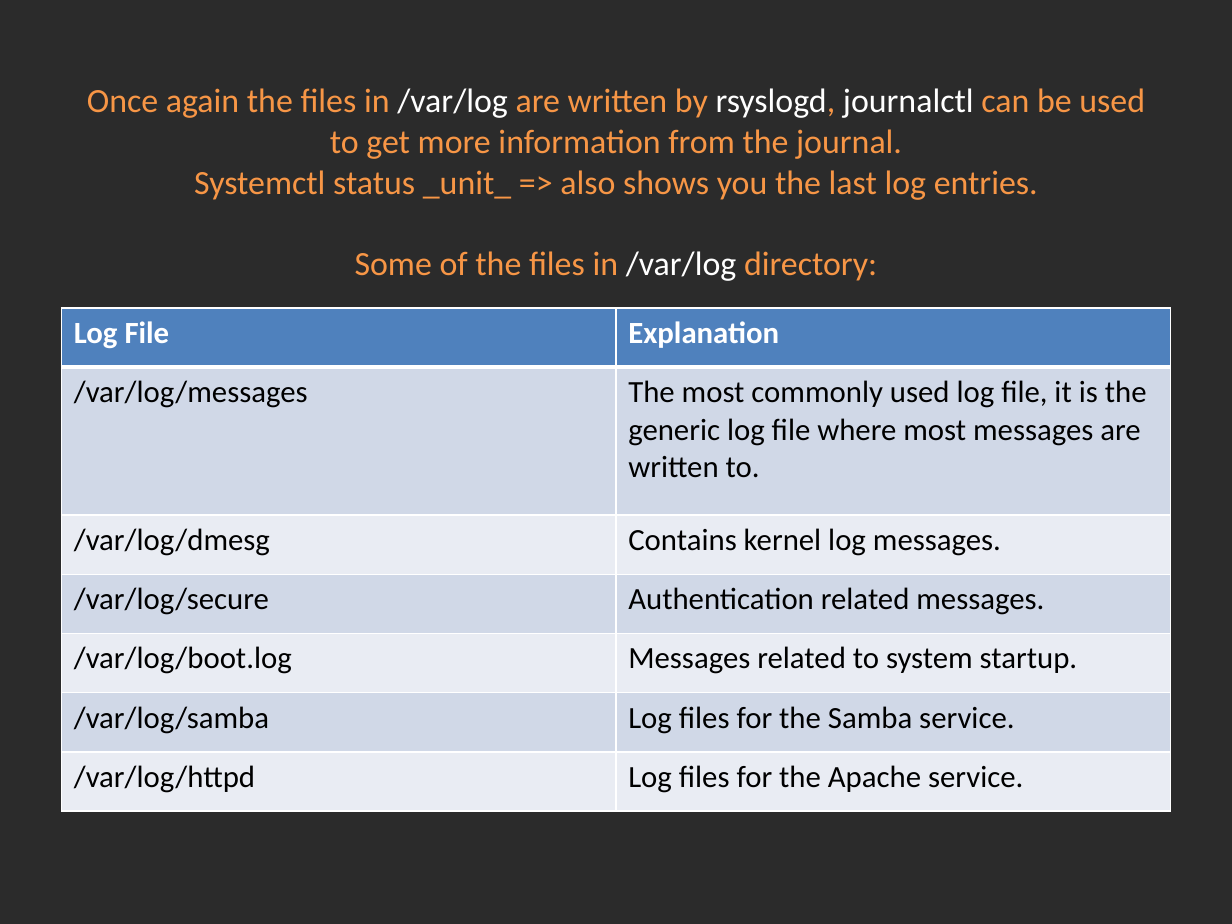
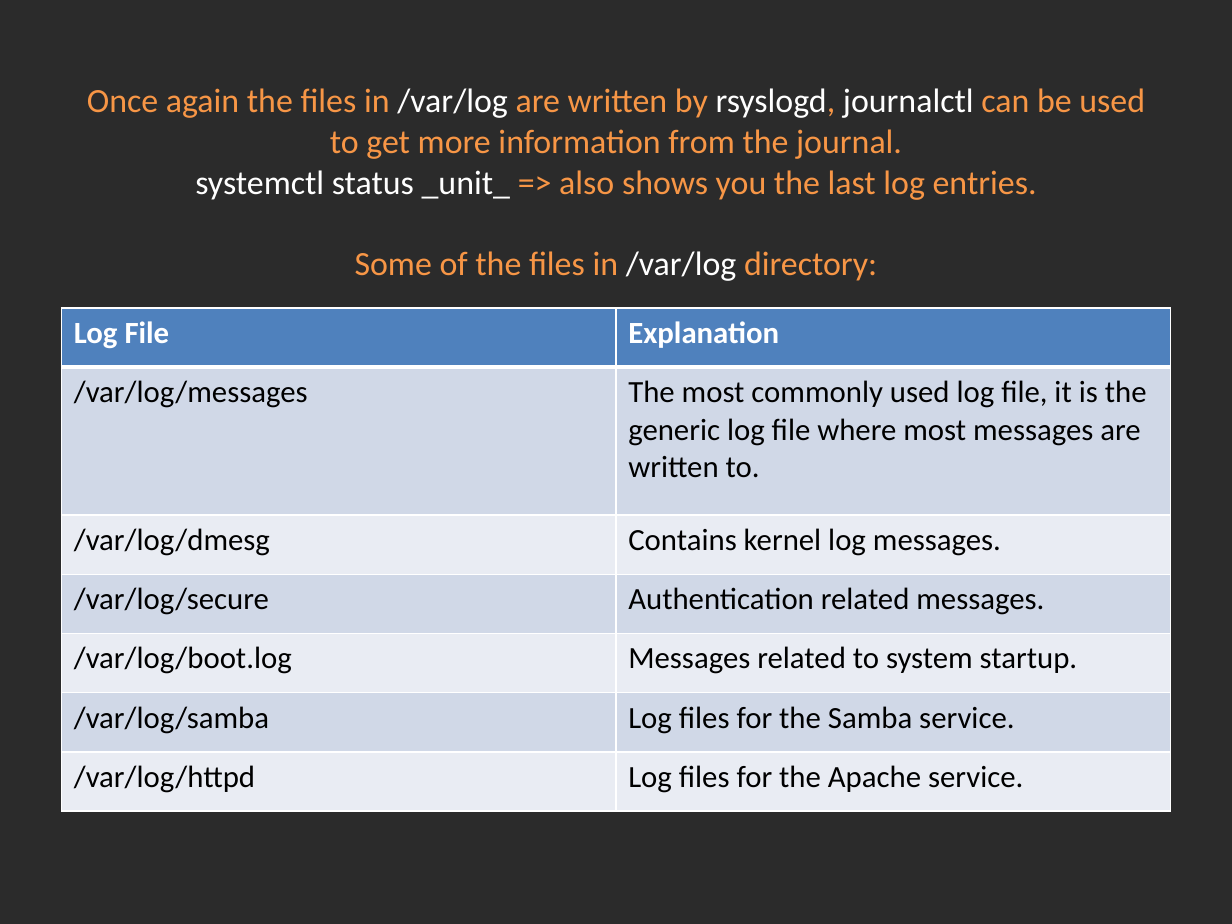
Before and after one commit to Academy-Soft-Intellect/Linux-Course, a slide deck: slide 3 of 11.Logging/11-Logging.pptx. Drawn at 1232x924 pixels with LibreOffice and Linux fonts; fonts in the diff are those of the drawing; background and template pictures are left out; a plain dark background stands for a picture behind light text. Boxes give left, top, right and bottom in pixels: in the first picture for what was removed or moved away, otherwise in the second. Text is boxed around its words. In the diff, an @@ line names an element or a change of style, - is before the commit and + after.

```diff
--- a/11.Logging/11-Logging.pptx
+++ b/11.Logging/11-Logging.pptx
@@ title at [87, 88, 1145, 281]: text changed @@
-Once again the files in /var/log are written by rsyslogd, journalctl can be used to get more information from the journal.
-Systemctl status _unit_ => also shows you the last log entries.
-Some of the files in /var/log directory:
+Once again the files in /var/log are written by rsyslogd, journalctl can be used to get more information from the journal.
+systemctl status _unit_ => also shows you the last log entries.
+Some of the files in /var/log directory:
```
Also in this commit, not shown: 1 other file.
